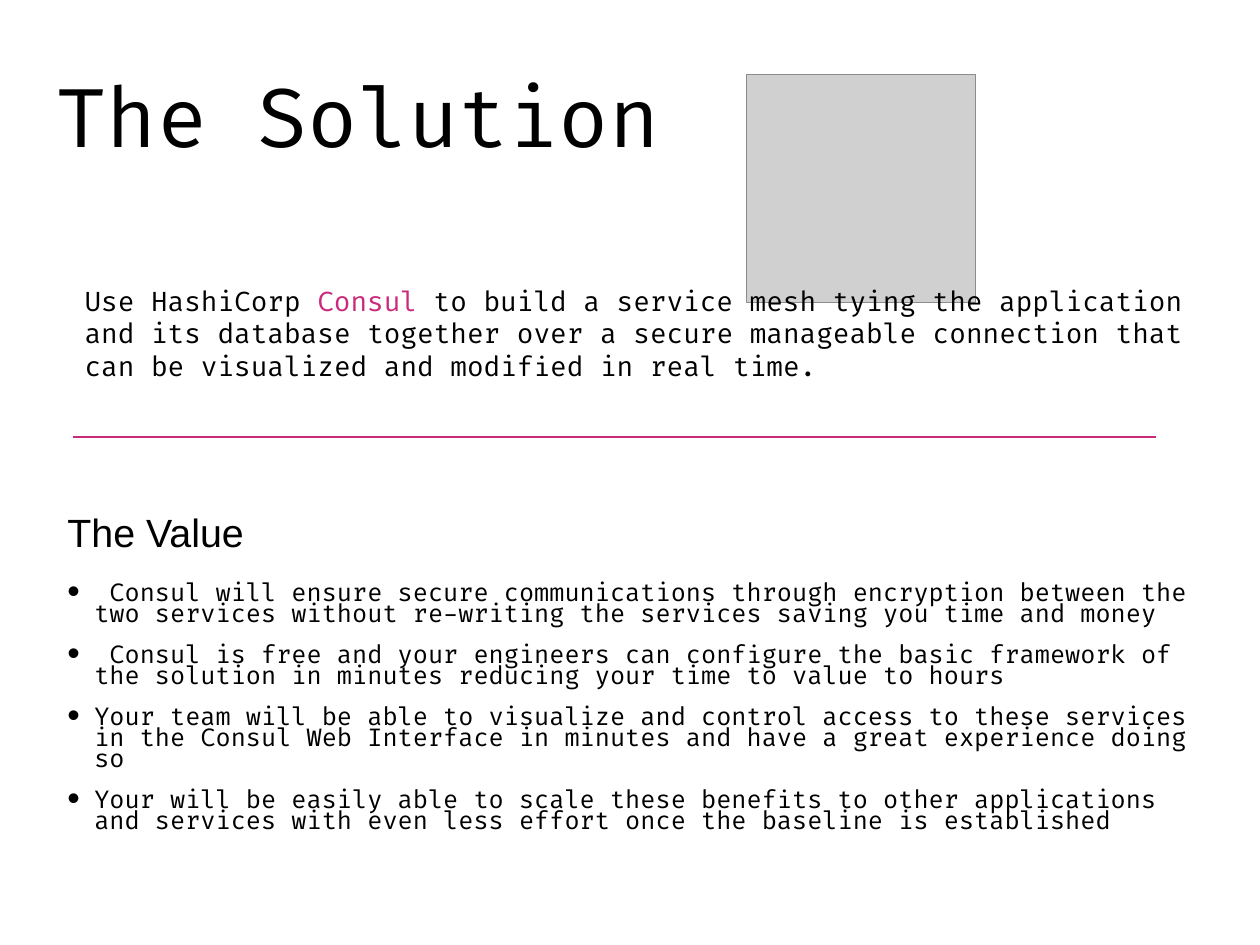
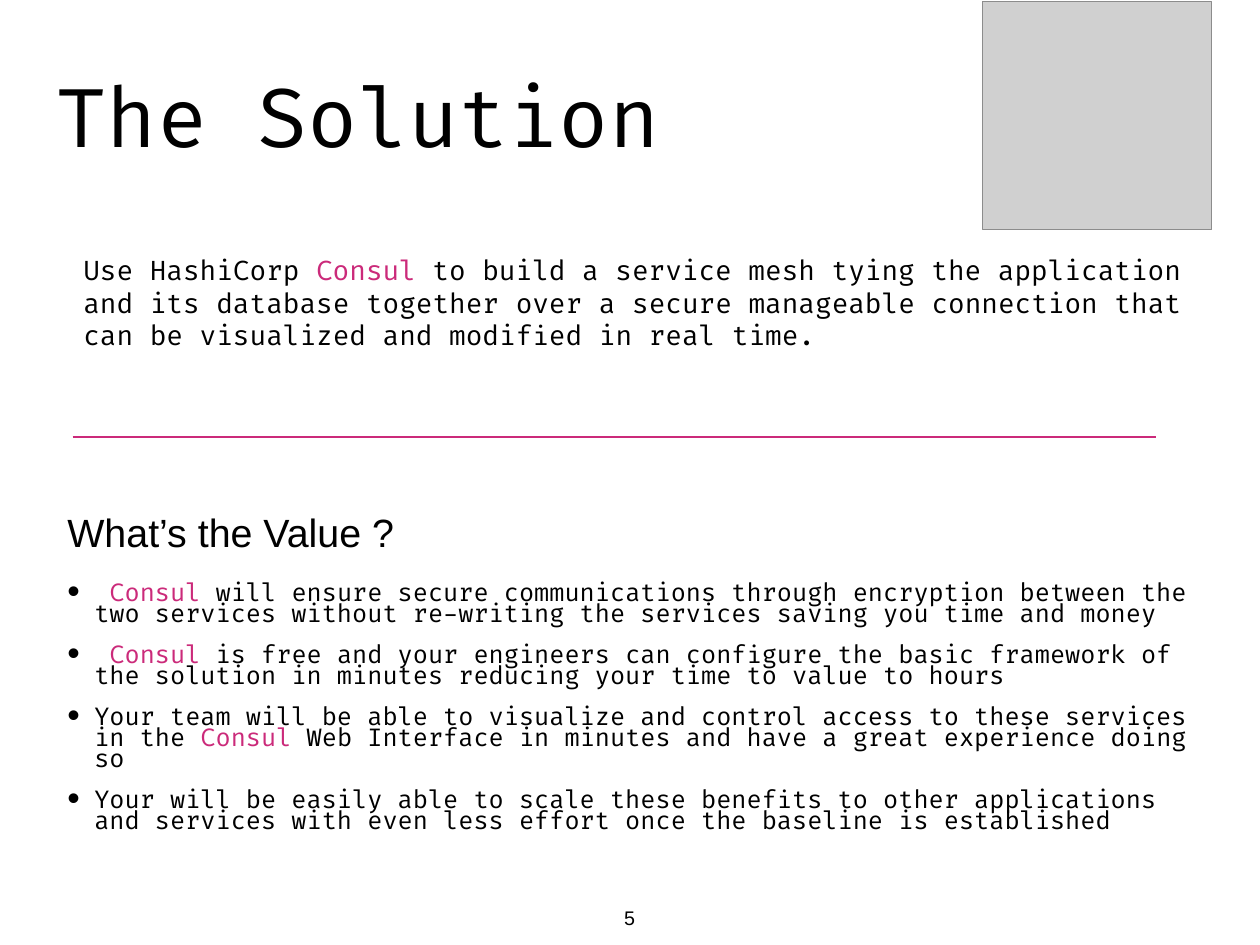
Before and after one commit to jamesnyika/hashi, a slide deck: slide 5 of presentation/RapidConsul.pptx. Drawn at 1260x945 pixels with LibreOffice and Linux fonts; fonts in the diff are those of the drawing; grey boxes stand for pictures. Boxes give left, top, right and bottom in pixels: in the first picture for what was removed or moved away, otherwise in the second. Text is boxed around its words. In the diff, an @@ line names an element or a change of style, - is before the commit and + after.

```diff
--- a/presentation/RapidConsul.pptx
+++ b/presentation/RapidConsul.pptx
@@ picture: place and size @@
-picture at (747,74,976,303)
+picture at (983,2,1212,230)
@@ text "Use HashiCorp Consul to build ...": place and size @@
-text "Use HashiCorp Consul to build ..." at (85,289,1183,377)
+text "Use HashiCorp Consul to build ..." at (83,259,1181,346)
@@ text at (67,518,361,548): text changed @@
-The Value
+What’s the Value ?
@@ text at (94,582,1187,768): text colour #000000 to #CB2A7A in "Consul", "Consul", "Consul" @@
@@ page number added at (624,911,635,926), 16 pt, text #000000 @@
+5
```
Also in this commit, not shown: 7 other slides changed, 2 slides added, 1 slide removed, 1 other file.
